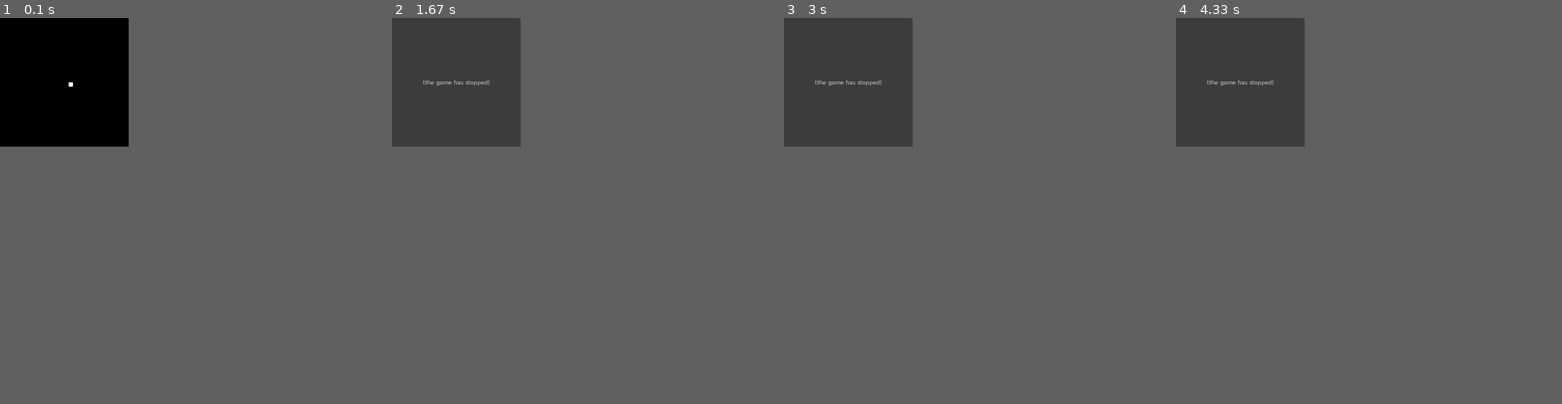
Above: before the commit, frames 1-4 (left to right).
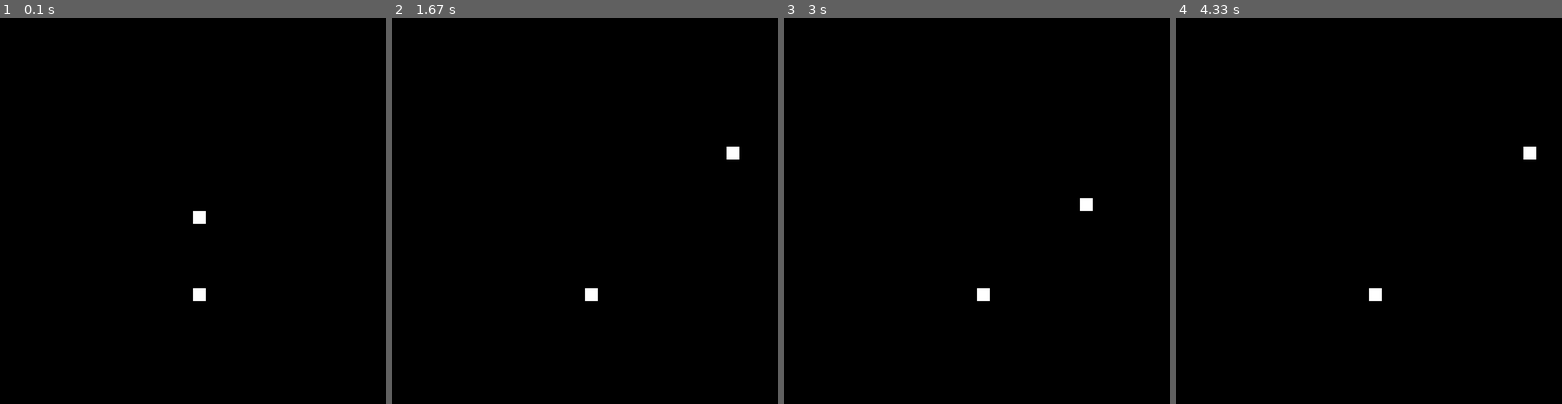
Above: after the commit, the same moments.

Repository: theyeeman/snake-pygame
Game: pygame game, started from main.py
The game is run twice, just before and just after one commit, with the same random seed, the same clock (stepped at 60 frames per second) and the same inputs.
Inputs:
- Up to frame 1 (0.1 s): no input
- Up to frame 2 (1.67 s): hold Right 0.33-0.8 s; hold Up 0.83-1.3 s; hold Right from 1.33 s (still down)
- Up to frame 3 (3 s): release Right at 1.8 s; hold Left 1.83-2.37 s; hold Down 2.4-2.7 s; hold Left from 2.73 s (still down)
- Up to frame 4 (4.33 s): release Left at 3.13 s; hold Up 3.17-3.53 s; hold Right 3.57-4.2 s; hold Down from 4.23 s (still down)
In our replay, the window is 300x300 before the commit and 900x900 after it. These sizes can differ from the game's own. Grey fills any space a smaller window leaves; there, only what the larger window draws over its background counts as a difference.

The runs differ from the first frame. In frame 1, 0.2% of the frame differs, in the area x 17-54%, y 16-74%; in frame 2, 11%, in the area x 0-90%, y 0-74%; in frame 3, 11%; in frame 4, 11%.
Before the commit the program exited at 0.8 s; later frames show no game.

Commit message:
basic implementation with bugs

Diff:
--- a/Engine/screen.py
+++ b/Engine/screen.py
@@ -63,4 +63,7 @@
             x, y, dir = piece
             self.set_pixel_in_buffer(x, y)
 
+        food_x, food_y = snake.food
+        self.set_pixel_in_buffer(food_x, food_y)
+
         self.update()
--- a/Engine/snake.py
+++ b/Engine/snake.py
@@ -1,5 +1,6 @@
 from Engine.doublylinkedlist import DoublyLinkedList
 from Engine.direction import Direction
+import random
 
 class Snake():
     def __init__(self, screen):
@@ -44,6 +45,10 @@
         self.body_set.add((x, y))
         self.empty_set.discard((x, y))
 
+    def update_head(self, head):
+        self.body_list.remove_beginning()
+        self.body_list.prepend(head)
+
     def is_border_intersection(self, new_head_x, new_head_y):
         if new_head_x > self.screen_width or new_head_x < 0:
             return True
@@ -74,13 +79,13 @@
 
         if curr_head_direction == Direction.UP:
             new_head_x = curr_head_x
-            new_head_y = curr_head_y + 1
+            new_head_y = curr_head_y - 1
         elif curr_head_direction == Direction.RIGHT:
             new_head_x = curr_head_x + 1
             new_head_y = curr_head_y
         elif curr_head_direction == Direction.DOWN:
             new_head_x = curr_head_x
-            new_head_y = curr_head_y - 1
+            new_head_y = curr_head_y + 1
         elif curr_head_direction == Direction.LEFT:
             new_head_x = curr_head_x - 1
             new_head_y = curr_head_y
@@ -99,6 +104,12 @@
 
         if not self.is_eat_food(self.food):
             self.remove_tail()
+        else:
+            self.food = self.create_food()
 
     def to_list(self):
         return self.body_list.to_list()
+
+    def key_pressed(self, direction):
+        x, y, dir = self.get_head()
+        self.update_head((x, y, direction))
--- a/main.py
+++ b/main.py
@@ -1,9 +1,33 @@
+from os import DirEntry
 import pygame
 from Engine.snake import Snake
 from Engine.screen import Screen
+from Engine.direction import Direction
+from pygame.locals import (
+    K_UP,
+    K_DOWN,
+    K_LEFT,
+    K_RIGHT,
+    KEYDOWN,
+    KEYUP,
+)
+
+
+def handle_events():
+    for event in pygame.event.get():
+        if event.type == KEYDOWN:
+            if event.key == K_UP:
+                snake.key_pressed(Direction.UP)
+            elif event.key == K_RIGHT:
+                snake.key_pressed(Direction.RIGHT)
+            elif event.key == K_DOWN:
+                snake.key_pressed(Direction.DOWN)
+            elif event.key == K_LEFT:
+                snake.key_pressed(Direction.LEFT)
+
 
 if __name__ == "__main__":
-    screen = Screen(30, 30, 10)
+    screen = Screen(30, 30, 30)
     screen.init_display()
 
     snake = Snake(screen)
@@ -11,8 +35,9 @@
     while not snake.is_dead:
         clock = pygame.time.Clock()
         screen.clear_screen()
+        handle_events()
         screen.draw_snake(snake)
         snake.move_snake()
-        clock.tick(20)
+        clock.tick(10)
 
     pygame.quit()
